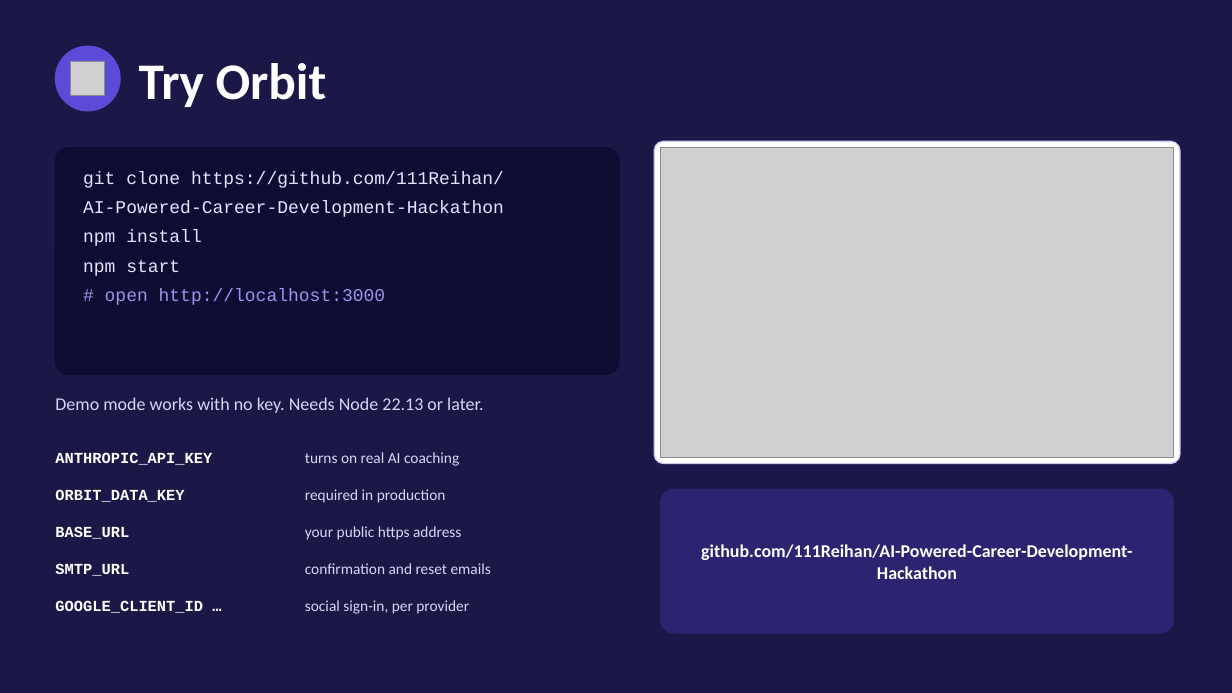
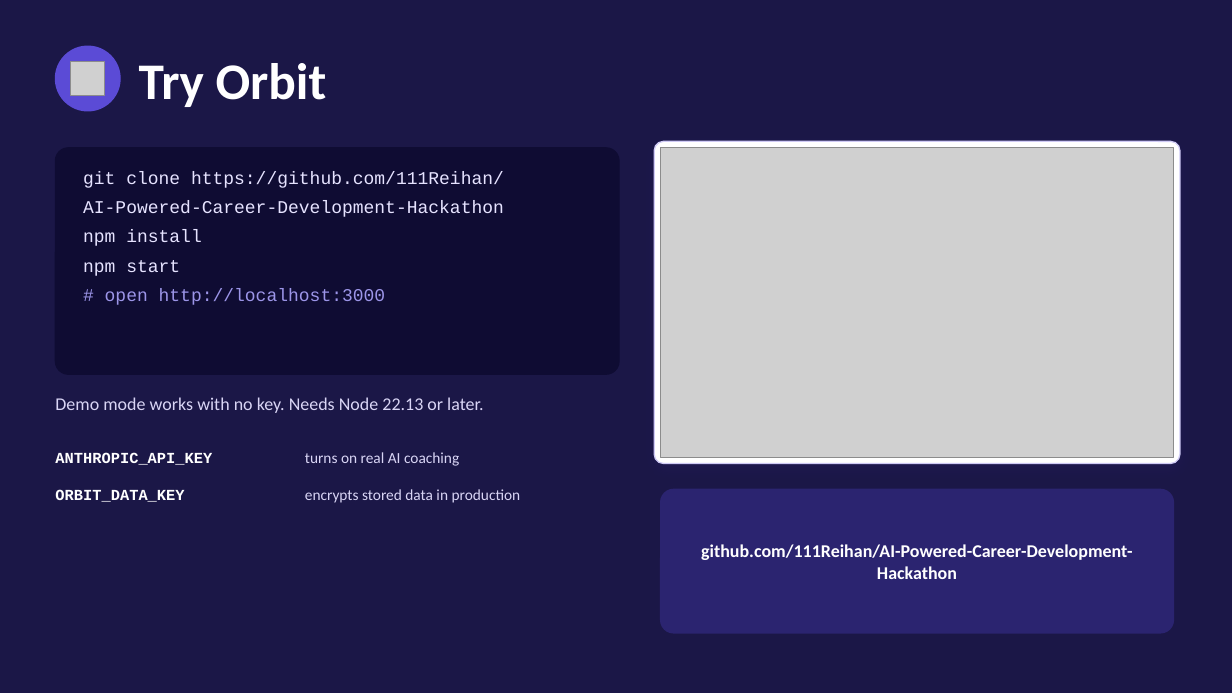
Before and after one commit to 111Reihan/AI-Powered-Career-Development-Hackathon, a slide deck: slide 17 of docs/Orbit-pitch-deck-v2.pptx. Drawn at 1232x693 pixels with LibreOffice and Linux fonts; fonts in the diff are those of the drawing; grey boxes stand for pictures. Boxes give left, top, right and bottom in pixels: in the first picture for what was removed or moved away, otherwise in the second. Text is boxed around its words. In the diff, an @@ line names an element or a change of style, - is before the commit and + after.

```diff
--- a/docs/Orbit-pitch-deck-v2.pptx
+++ b/docs/Orbit-pitch-deck-v2.pptx
@@ text at (305,489,521,503): text changed @@
-required in production
+encrypts stored data in production
@@ text removed at (55,526,129,539) @@
-BASE_URL
@@ text removed at (305,526,461,540) @@
-your public https address
@@ text removed at (55,563,129,576) @@
-SMTP_URL
@@ text removed at (305,563,491,574) @@
-confirmation and reset emails
@@ text removed at (55,600,203,613) @@
-GOOGLE_CLIENT_ID …
@@ text removed at (305,600,469,614) @@
-social sign-in, per provider
```
Also in this commit, not shown: 6 other slides changed, 1 slide added, 1 slide removed, 21 other files.
